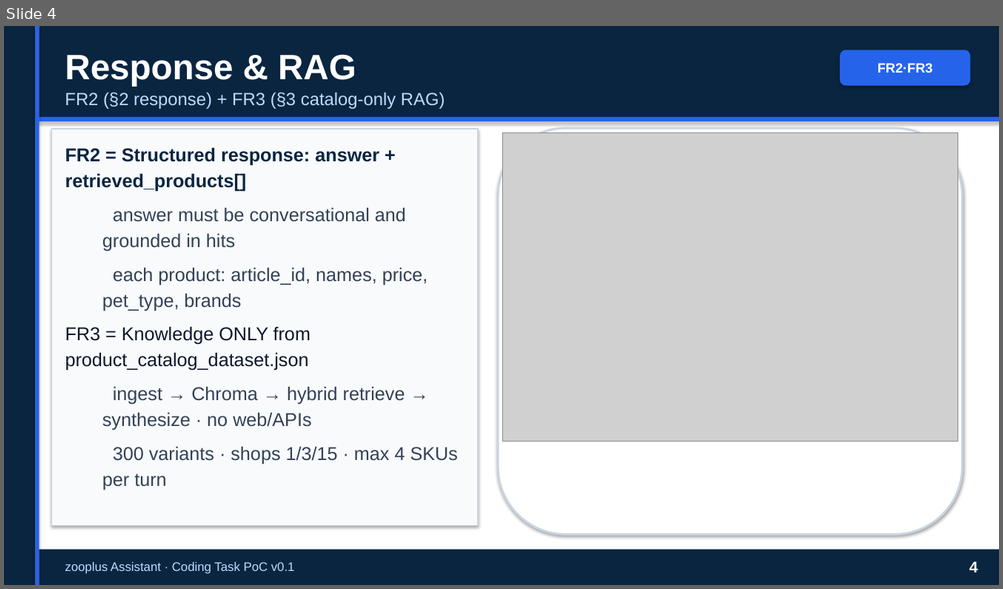
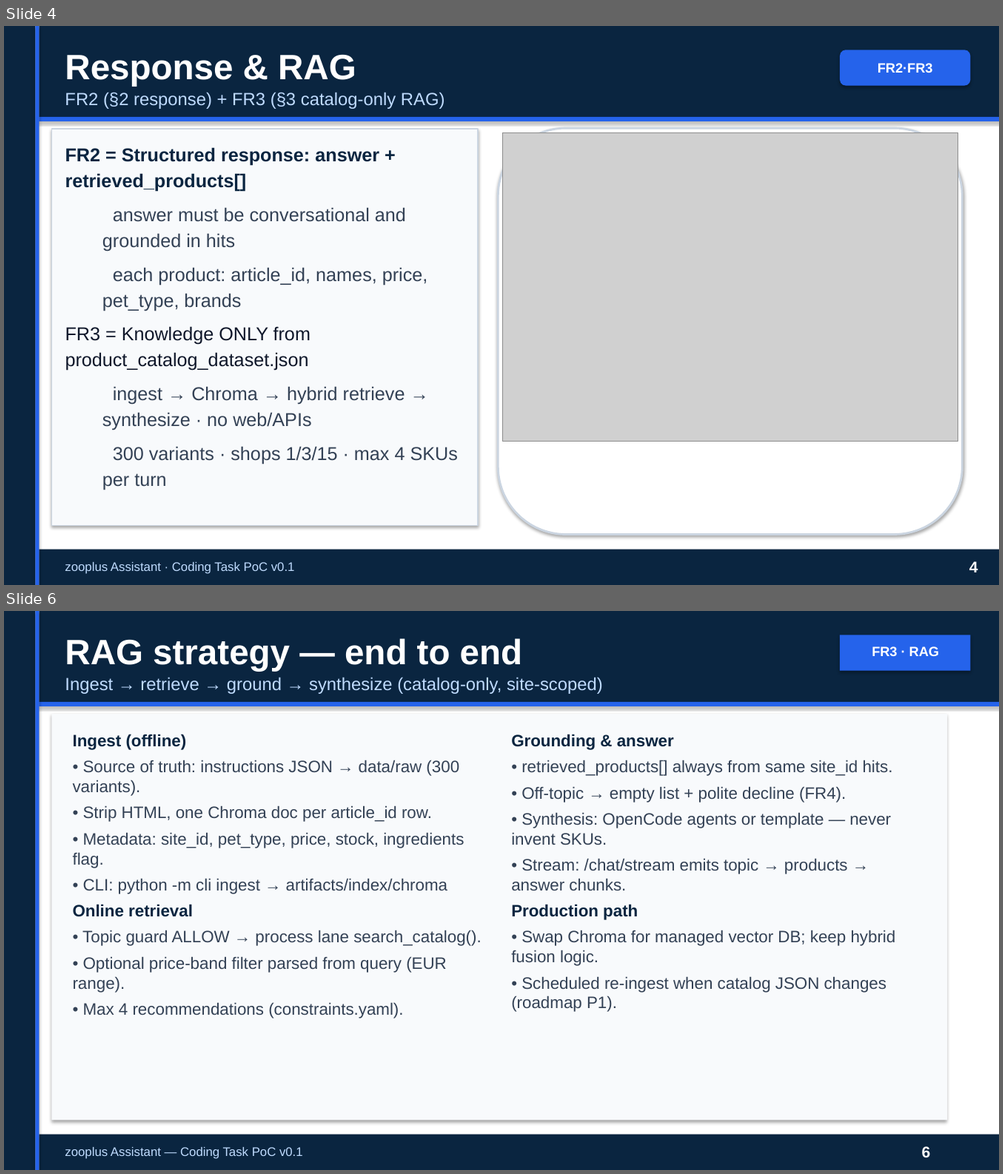
Before and after one commit to peluzzza/PoCAssistantZooplus, a slide deck: docs/deliverables/v0.1/zooplus-assistant-interview-15min-pro.pptx. Shown one above the other, each under a label of ours: slide 4 before the commit, slides 4 and 6 after it; the slides between them are not shown. The pictures are 1003x589 and 1003x1174 pixels, drawn with LibreOffice and Linux fonts; fonts in the diff are those of the drawing; grey boxes stand for pictures. Boxes give left, top, right and bottom in pixels: in the first picture for what was removed or moved away, otherwise in the second. Text is boxed around its words. In the diff, an @@ line names an element or a change of style, - is before the commit and + after.

```diff
--- a/docs/deliverables/v0.1/zooplus-assistant-interview-15min-pro.pptx
+++ b/docs/deliverables/v0.1/zooplus-assistant-interview-15min-pro.pptx
@@ slide 6 added at <box>4,611,999,1170</box>, background #FFFFFF @@
@@ rectangle added at <box>4,611,35,1170</box>, fill #0A2540 @@
@@ rectangle added at <box>35,611,39,1170</box>, fill #2563EB @@
@@ rectangle added at <box>39,611,999,1170</box>, fill #FFFFFF @@
@@ rectangle added at <box>39,611,999,702</box>, fill #0A2540 @@
@@ text added at <box>65,638,522,672</box>, 34 pt, text #FFFFFF, bold @@
+RAG strategy — end to end
@@ rectangle added at <box>839,635,970,671</box>, fill #2563EB @@
@@ text added at <box>871,647,939,656</box>, 13 pt, text #FFFFFF, bold @@
+FR3 · RAG
@@ text added at <box>65,677,603,694</box>, 17 pt, text #BFDBFE @@
+Ingest → retrieve → ground → synthesize (catalog-only, site-scoped)
@@ rectangle added at <box>39,702,999,706</box>, fill #2563EB @@
@@ rectangle added at <box>52,714,947,1121</box>, fill #F8FAFC @@
@@ text added at <box>73,734,481,1019</box>, 16 pt, text #334155 @@
+Ingest (offline)
+• Source of truth: instructions JSON → data/raw (300 variants).
+• Strip HTML, one Chroma doc per article_id row.
+• Metadata: site_id, pet_type, price, stock, ingredients flag.
+• CLI: python -m cli ingest → artifacts/index/chroma
+Online retrieval
+• Topic guard ALLOW → process lane search_catalog().
+• Optional price-band filter parsed from query (EUR range).
+• Max 4 recommendations (constraints.yaml).
@@ text added at <box>511,734,896,1012</box>, 16 pt, text #334155 @@
+Grounding & answer
+• retrieved_products[] always from same site_id hits.
+• Off-topic → empty list + polite decline (FR4).
+• Synthesis: OpenCode agents or template — never invent SKUs.
+• Stream: /chat/stream emits topic → products → answer chunks.
+Production path
+• Swap Chroma for managed vector DB; keep hybrid fusion logic.
+• Scheduled re-ingest when catalog JSON changes (roadmap P1).
@@ rectangle added at <box>39,1135,999,1170</box>, fill #0A2540 @@
@@ text added at <box>65,1147,303,1159</box>, 12 pt, text #BFDBFE @@
+zooplus Assistant — Coding Task PoC v0.1
@@ text added at <box>922,1147,930,1159</box>, 15 pt, text #FFFFFF, bold @@
+6
```
Also in this commit, not shown: 7 slides changed, 1 other slide added, 3 other files.
